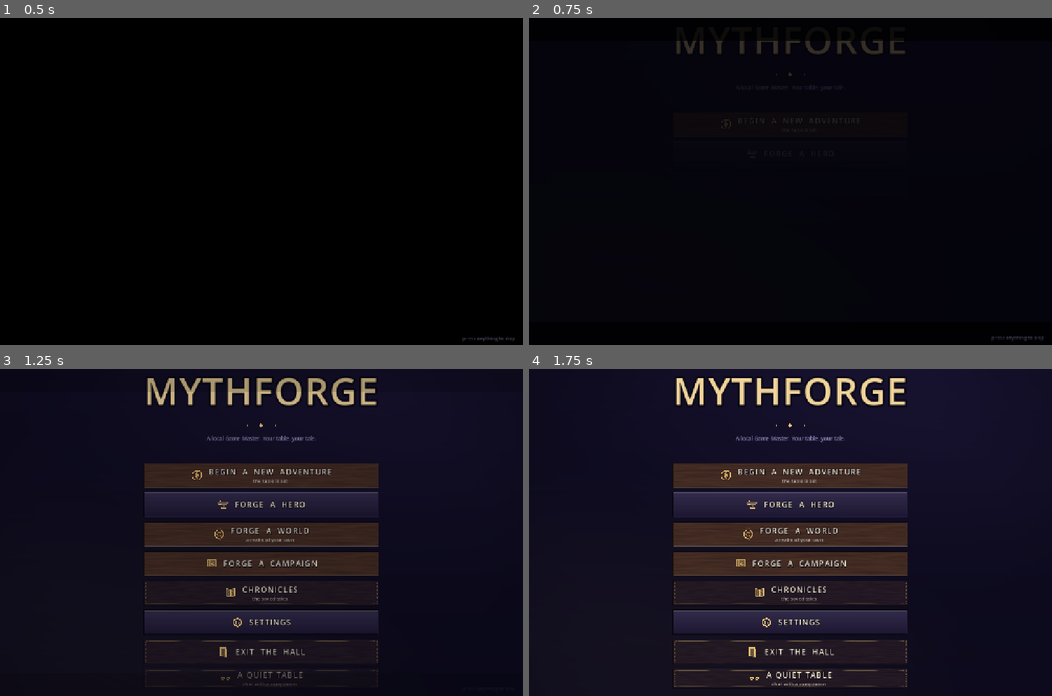
Above: before the commit, frames 1-4 (two rows, left to right).
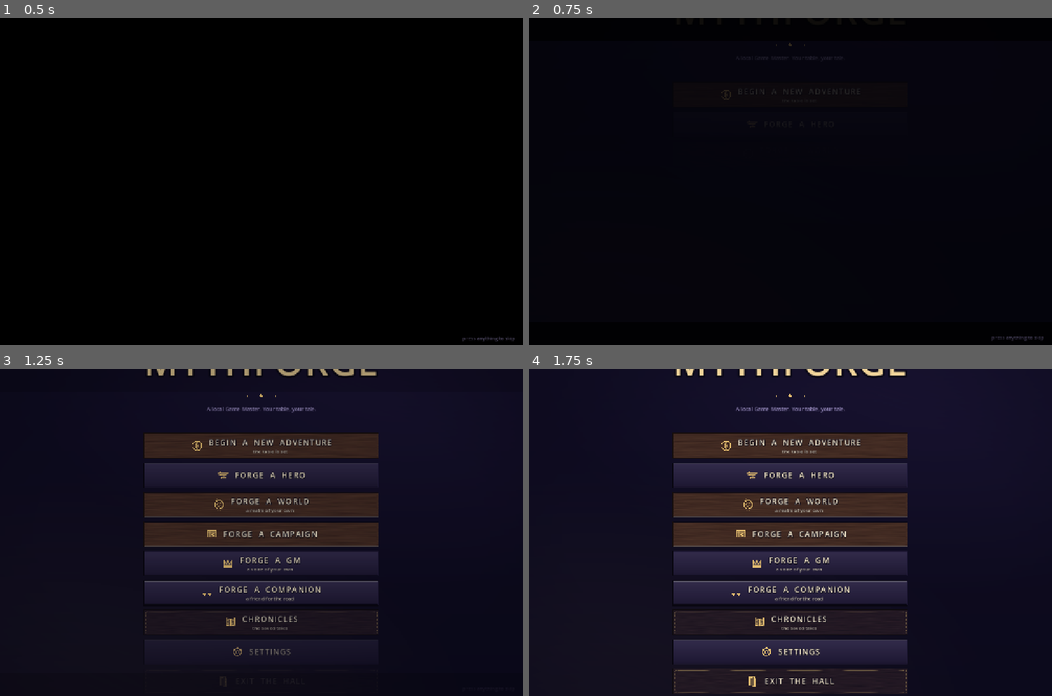
Above: after the commit, the same moments.

Repository: nc262/mythforge
Game: Godot game, scene res://scenes/main_menu.tscn
Two runs of this game, one before a commit and one after it. Both use one fixed random seed, a clock stepped at 60 frames per second and the inputs below. This scene is started directly instead of the project's main scene. Video files are missing from this copy of the repository; at most half a second of black plays in their place.
Inputs (mouse positions are in pixels of both pictures, inside the frame that each line leads up to):
- Up to frame 1 (0.5 s): no input
- Up to frame 2 (0.75 s): tap Enter (ui_accept) at 0.5 s; drag from (790, 181) to (842, 109) at 0.52 s
- Up to frame 3 (1.25 s): no input
- Up to frame 4 (1.75 s): click (790, 565) at 1.27 s

Frame 1 is identical in both runs. In frame 2, 0.8% of the frame differs, in the area x 28-72%, y 7-35%; in frame 3, 18%; in frame 4, 23%, in the area x 27-73%, y 0-99%.

Commit message:
feat(forge): GM Forge + Companion Forge — the first children of ForgeFlow (§4)
Two new full-screen pillars, stage-content only on the extracted base:
- GM Forge (The Seat / The Tone / The Seal): name + table-manner line,
  archetype prefills, five tone knobs; seals to _global.cgms. The Campaign
  Forge's Voice stage now offers forged personas beside the built-in
  archetypes (crown cards, 'forged').
- Companion Forge (The Face / The Story / The Bond): name + role (live
  infer_companion_kit hint: 'fights as a Cleric — AC 15'), story text, and a
  painted portrait under the npc-<slug> art key — the SAME face the journal
  and codex wear. Seals to _global.cpersonas.
- The adventure table's Party stage lists forged companions as toggle cards;
  picks ride in world.rules.party, and game.gd seeds them as companions ONCE
  on first hydrate (partySeeded guard, so dismissals stick).
- Two new Hall pillars (FORGE A GM / FORGE A COMPANION) share one launcher.

Verified: harness green — all SIX forges build real scaffolds via ForgeFlow,
full playthrough + multiclass + controller checks hold.

Co-Authored-By: Claude Fable 5 <noreply@anthropic.com>

Diff:
--- a/godot/scenes/forge/adventure_forge.gd
+++ b/godot/scenes/forge/adventure_forge.gd
@@ -18,14 +18,21 @@
 const Card := preload("res://ui/myth_choice_card.gd")
 const BtnM := preload("res://ui/myth_button.gd")
 
-var draft := {"hero": "", "adv": {}, "companions": true, "difficulty": 1.0, "house": ""}
+var draft := {"hero": "", "adv": {}, "companions": true, "difficulty": 1.0, "house": "", "party": []}
 var _worlds: Array = []
+var _personas: Array = []   # forged companions from the gallery (Companion Forge)
 var _child_forge: Control = null
 
 
 func _ready() -> void:
 	_load_worlds()  # fire-and-forget, same as before — stage 0 doesn't need it yet
+	_load_personas()
 	super._ready()
+
+
+func _load_personas() -> void:
+	var g := await Api.call_json(HTTPClient.METHOD_GET, "/api/characters/studio/state/_global")
+	_personas = g.get("state", {}).get("cpersonas", []) if g.get("state") is Dictionary and g["state"].get("cpersonas") is Array else []
 
 
 func _stages() -> Array:
@@ -218,6 +225,31 @@
 	var cc := CenterContainer.new()
 	cc.add_child(cb)
 	_stage_box.add_child(cc)
+	# Forged companions from the gallery — toggle who rides in on day one.
+	if not _personas.is_empty():
+		var pl := Label.new()
+		pl.theme_type_variation = "HintLabel"
+		pl.horizontal_alignment = HORIZONTAL_ALIGNMENT_CENTER
+		pl.text = "Forged companions — who sits at your fire from the first night?"
+		_stage_box.add_child(pl)
+		var prow := HBoxContainer.new()
+		prow.alignment = BoxContainer.ALIGNMENT_CENTER
+		prow.add_theme_constant_override("separation", Ui.SPACE["s"])
+		for p in _personas:
+			if not (p is Dictionary) or str(p.get("name", "")) == "":
+				continue
+			var nmp := str(p["name"])
+			var card := Card.new({"glyph": "cups", "title": nmp, "body": str(p.get("role", "a companion"))})
+			card.set_selected(draft["party"].any(func(x): return str(x.get("name", "")) == nmp))
+			card.pressed.connect(func():
+				var without: Array = draft["party"].filter(func(x): return str(x.get("name", "")) != nmp)
+				var joining: bool = without.size() == draft["party"].size()
+				if joining:
+					without.append({"name": nmp, "role": str(p.get("role", ""))})
+				draft["party"] = without
+				card.set_selected(joining))
+			prow.add_child(card)
+		_stage_box.add_child(prow)
 	var dim := Label.new()
 	dim.theme_type_variation = "HintLabel"
 	dim.horizontal_alignment = HORIZONTAL_ALIGNMENT_CENTER
@@ -311,6 +343,8 @@
 	var rules: Dictionary = world_kind.get("rules") if world_kind.get("rules") is Dictionary else {}
 	rules["difficulty"] = float(draft["difficulty"])
 	rules["companions"] = bool(draft["companions"])
+	if not (draft["party"] as Array).is_empty():
+		rules["party"] = draft["party"]  # game.gd seeds them once on first hydrate
 	if str(draft["house"]) != "":
 		rules["house"] = str(draft["house"])
 	world_kind["rules"] = rules
--- a/godot/scenes/forge/campaign_forge.gd
+++ b/godot/scenes/forge/campaign_forge.gd
@@ -59,15 +59,24 @@
 var _settlement := ""               # where the tale begins
 
 
+var _cgms: Array = []   # forged GM personas from the gallery (GM Forge)
+
+
 func _ready() -> void:
 	# The table's ledger — built BEFORE the scaffold because entering stage 0
 	# (inside super._ready) already writes it via _ledger().
 	_table_note = Label.new()
 	_table_note.theme_type_variation = "HintLabel"
 	_table_note.horizontal_alignment = HORIZONTAL_ALIGNMENT_CENTER
+	_load_cgms()  # fire-and-forget; the Voice stage comes long after
 	super._ready()
 	_col.add_child(_table_note)
 	_col.move_child(_table_note, _col.get_child_count() - 2)  # between stage box and status
+
+
+func _load_cgms() -> void:
+	var g := await Api.call_json(HTTPClient.METHOD_GET, "/api/characters/studio/state/_global")
+	_cgms = g.get("state", {}).get("cgms", []) if g.get("state") is Dictionary and g["state"].get("cgms") is Array else []
 
 
 func _stages() -> Array:
@@ -261,6 +270,20 @@
 				c.set_selected(c == card))
 		cards.append(card)
 		row.add_child(card)
+	# Forged GM personas from the gallery sit beside the archetypes.
+	for v2 in _cgms:
+		if not (v2 is Dictionary) or str(v2.get("title", "")) == "":
+			continue
+		var card2 := Card.new({"glyph": "crown", "title": str(v2["title"]),
+			"body": str(v2.get("body", "a forged voice")), "foot": "forged"})
+		card2.set_selected(str(draft["gm"].get("style", "")) == str(v2["title"]))
+		card2.pressed.connect(func():
+			draft["gm"] = v2.get("knobs", {}).duplicate()
+			draft["gm"]["style"] = str(v2["title"])
+			for c in cards:
+				c.set_selected(c == card2))
+		cards.append(card2)
+		row.add_child(card2)
 	_stage_box.add_child(row)
 	# Tune by hand: the raw Session-Zero knobs, for those who know the table.
 	var adv := Fold.new("Tune the voice by hand", false)
--- /dev/null
+++ b/godot/scenes/forge/gm_forge.gd
@@ -0,0 +1,129 @@
+extends ForgeFlow
+## The GM Forge — forge a Game Master persona of your own: a name, a table
+## manner, and the five tone knobs. Sealed personas live in the gallery
+## (_global.cgms) and appear as voice cards in the Campaign Forge beside the
+## built-in archetypes. Stage-content only; the scaffold is ForgeFlow.
+
+signal gm_forged(persona: Dictionary)
+
+const STAGES := ["The Seat", "The Tone", "The Seal"]
+const ARCHETYPES := [
+	{"glyph": "crown", "title": "Classic DM", "body": "fair, steady, by the book", "knobs": {"humor": 40, "spice": 0, "grit": 55, "pace": 50, "rules": 75}},
+	{"glyph": "book", "title": "Narrative", "body": "story first, rules soft", "knobs": {"humor": 55, "spice": 40, "grit": 45, "pace": 40, "rules": 25}},
+	{"glyph": "skull", "title": "Hardcore", "body": "brutal, strict, earned", "knobs": {"humor": 20, "spice": 0, "grit": 95, "pace": 60, "rules": 90}},
+	{"glyph": "compass", "title": "Sandbox", "body": "player-led, world breathes", "knobs": {"humor": 45, "spice": 20, "grit": 50, "pace": 70, "rules": 40}},
+	{"glyph": "sigil", "title": "Cinematic", "body": "set pieces, hard cuts", "knobs": {"humor": 50, "spice": 30, "grit": 65, "pace": 85, "rules": 35}},
+]
+const KNOB_ROWS := [["humor", "Humor — serious ↔ comedic"], ["spice", "Romance & spice — none ↔ bold"],
+	["grit", "Grit & danger — gentle ↔ brutal"], ["pace", "Pace — slow ↔ fast"], ["rules", "Rules — loose ↔ strict"]]
+
+var draft := {"title": "", "line": "", "knobs": {"humor": 45, "spice": 10, "grit": 55, "pace": 55, "rules": 50}}
+var _sealed := false
+
+
+func _stages() -> Array:
+	return STAGES
+
+
+func _leave_label() -> String:
+	return "leave the seat"
+
+
+func _build_stage(i: int) -> void:
+	match i:
+		0:
+			_stage_seat()
+		1:
+			_stage_tone()
+		2:
+			_stage_seal()
+
+
+# ── Stage 0: who sits behind the screen ──────────────────────────────────────
+func _stage_seat() -> void:
+	_title_label("Who Takes the Seat?")
+	var name_in := LineEdit.new()
+	name_in.placeholder_text = "The GM's name — e.g. Old Marrow, The Archivist…"
+	name_in.text = str(draft["title"])
+	name_in.custom_minimum_size = Vector2(420, 0)
+	name_in.text_changed.connect(func(t): draft["title"] = t)
+	var line_in := LineEdit.new()
+	line_in.placeholder_text = "Their table manner, in a line — e.g. a wry veteran who loves a slow reveal"
+	line_in.text = str(draft["line"])
+	line_in.custom_minimum_size = Vector2(420, 0)
+	line_in.text_changed.connect(func(t): draft["line"] = t)
+	for w in [name_in, line_in]:
+		var cc := CenterContainer.new()
+		cc.add_child(w)
+		_stage_box.add_child(cc)
+	var hint := Label.new()
+	hint.theme_type_variation = "HintLabel"
+	hint.horizontal_alignment = HORIZONTAL_ALIGNMENT_CENTER
+	hint.text = "Start from an archetype if you like — the knobs prefill:"
+	_stage_box.add_child(hint)
+	_card_grid(ARCHETYPES, 5, "", func(a: Dictionary):
+		draft["knobs"] = a["knobs"].duplicate()
+		if str(draft["title"]) == "":
+			draft["title"] = str(a["title"]))
+	_nav(-1, "To the Tone ›", func():
+		if str(draft["title"]).strip_edges() == "":
+			_status.text = "Every GM needs a name."
+			return
+		_enter_stage(1))
+
+
+# ── Stage 1: the five knobs ──────────────────────────────────────────────────
+func _stage_tone() -> void:
+	_title_label("Set %s's Tone" % str(draft["title"]))
+	var sliders := {}
+	for k in KNOB_ROWS:
+		var lbl := Label.new()
+		lbl.theme_type_variation = "HintLabel"
+		lbl.horizontal_alignment = HORIZONTAL_ALIGNMENT_CENTER
+		lbl.text = str(k[1])
+		_stage_box.add_child(lbl)
+		var sl := HSlider.new()
+		sl.min_value = 0
+		sl.max_value = 100
+		sl.step = 5
+		sl.value = int(draft["knobs"].get(k[0], 50))
+		sl.custom_minimum_size = Vector2(420, 0)
+		sl.value_changed.connect(func(v): draft["knobs"][k[0]] = int(v))
+		var cc := CenterContainer.new()
+		cc.add_child(sl)
+		_stage_box.add_child(cc)
+	_nav(0, "To the Seal ›", func(): _enter_stage(2))
+
+
+# ── Stage 2: seal into the gallery ───────────────────────────────────────────
+func _stage_seal() -> void:
+	_title_label("Seal %s" % str(draft["title"]))
+	var sum := Label.new()
+	sum.theme_type_variation = "HintLabel"
+	sum.horizontal_alignment = HORIZONTAL_ALIGNMENT_CENTER
+	sum.autowrap_mode = TextServer.AUTOWRAP_WORD_SMART
+	sum.custom_minimum_size = Vector2(520, 0)
+	var kb: Dictionary = draft["knobs"]
+	sum.text = "%s — %s\nHumor %d · Spice %d · Grit %d · Pace %d · Rules %d" % [
+		str(draft["title"]), str(draft["line"]) if str(draft["line"]) != "" else "a table manner all their own",
+		int(kb.get("humor", 50)), int(kb.get("spice", 0)), int(kb.get("grit", 50)), int(kb.get("pace", 50)), int(kb.get("rules", 50))]
+	_stage_box.add_child(sum)
+	_nav(1, "SEAL THIS GM" if not _sealed else "Sealed — seal again", _seal)
+
+
+func _seal() -> void:
+	if _busy:
+		return
+	_busy = true
+	_status.text = "Pressing the seal…"
+	var persona := {"title": str(draft["title"]), "body": str(draft["line"]), "knobs": draft["knobs"].duplicate()}
+	var g := await Api.call_json(HTTPClient.METHOD_GET, "/api/characters/studio/state/_global")
+	var cgms: Array = g.get("state", {}).get("cgms", []) if g.get("state") is Dictionary and g["state"].get("cgms") is Array else []
+	cgms = cgms.filter(func(p): return str(p.get("title", "")) != persona["title"])
+	cgms.append(persona)
+	await Api.call_json(HTTPClient.METHOD_PUT, "/api/characters/studio/state/_global/cgms", {"value": cgms})
+	_busy = false
+	_status.text = "%s takes their seat in the gallery — the Campaign Forge now offers this voice." % persona["title"]
+	_sealed = true
+	Sfx.play("chime")
+	gm_forged.emit(persona)
--- /dev/null
+++ b/godot/scenes/forge/gm_forge.tscn
@@ -0,0 +1,9 @@
+[gd_scene load_steps=2 format=3]
+
+[ext_resource type="Script" path="res://scenes/forge/gm_forge.gd" id="1"]
+
+[node name="GmForge" type="Control"]
+anchors_preset = 15
+anchor_right = 1.0
+anchor_bottom = 1.0
+script = ExtResource("1")
--- /dev/null
+++ b/godot/scenes/forge/persona_forge.gd
@@ -0,0 +1,149 @@
+extends ForgeFlow
+## The Companion Forge — forge a persona of your own: a face, a role, a story.
+## Sealed companions live in the gallery (_global.cpersonas), can be chosen at
+## the adventure table's Party stage to ride in on day one, and their painted
+## face (npc-<slug> art key) is the SAME one the journal and codex wear —
+## forge them once, meet them everywhere. Stage-content only, on ForgeFlow.
+
+signal persona_forged(persona: Dictionary)
+
+const STAGES := ["The Face", "The Story", "The Bond"]
+
+var draft := {"name": "", "role": "", "desc": ""}
+var _sealed := false
+var _portrait: TextureRect = null
+
+
+func _stages() -> Array:
+	return STAGES
+
+
+func _env() -> Array:
+	return ["env-fireside", "dust", [Vector2(0.12, 0.3)]]
+
+
+func _leave_label() -> String:
+	return "leave the fireside"
+
+
+func _build_stage(i: int) -> void:
+	match i:
+		0:
+			_stage_face()
+		1:
+			_stage_story()
+		2:
+			_stage_bond()
+
+
+func _slug() -> String:
+	return "npc-" + str(draft["name"]).to_lower().strip_edges().replace(" ", "-")
+
+
+# ── Stage 0: name and role ───────────────────────────────────────────────────
+func _stage_face() -> void:
+	_title_label("Who Sits Across the Fire?")
+	var name_in := LineEdit.new()
+	name_in.placeholder_text = "Their name — e.g. Ser Aldric, Wren of the Docks…"
+	name_in.text = str(draft["name"])
+	name_in.custom_minimum_size = Vector2(420, 0)
+	var kit_hint := Label.new()
+	kit_hint.theme_type_variation = "HintLabel"
+	kit_hint.horizontal_alignment = HORIZONTAL_ALIGNMENT_CENTER
+	var role_in := LineEdit.new()
+	role_in.placeholder_text = "Their role — temple healer, court wizard, sellsword…"
+	role_in.text = str(draft["role"])
+	role_in.custom_minimum_size = Vector2(420, 0)
+	var update_kit := func():
+		var kit := GameState.infer_companion_kit(str(draft["role"]))
+		kit_hint.text = ("They'd fight as a %s — AC %d." % [str(kit["cls"]), int(kit["ac"])]) if str(draft["role"]) != "" else ""
+	name_in.text_changed.connect(func(t): draft["name"] = t)
+	role_in.text_changed.connect(func(t):
+		draft["role"] = t
+		update_kit.call())
+	update_kit.call()
+	for w in [name_in, role_in]:
+		var cc := CenterContainer.new()
+		cc.add_child(w)
+		_stage_box.add_child(cc)
+	_stage_box.add_child(kit_hint)
+	_nav(-1, "To their Story ›", func():
+		if str(draft["name"]).strip_edges() == "":
+			_status.text = "A companion needs a name."
+			return
+		_enter_stage(1))
+
+
+# ── Stage 1: the story and the painted face ──────────────────────────────────
+func _stage_story() -> void:
+	_title_label("The Story of %s" % str(draft["name"]))
+	var desc := TextEdit.new()
+	desc.placeholder_text = "Who they are, how they carry themselves, what they look like — the painter and the GM both read this."
+	desc.wrap_mode = TextEdit.LINE_WRAPPING_BOUNDARY
+	desc.custom_minimum_size = Vector2(520, 120)
+	desc.text = str(draft["desc"])
+	desc.text_changed.connect(func(): draft["desc"] = desc.text)
+	var cc := CenterContainer.new()
+	cc.add_child(desc)
+	_stage_box.add_child(cc)
+	_portrait = TextureRect.new()
+	_portrait.custom_minimum_size = Vector2(180, 180)
+	_portrait.expand_mode = TextureRect.EXPAND_IGNORE_SIZE
+	_portrait.stretch_mode = TextureRect.STRETCH_KEEP_ASPECT_COVERED
+	var have := Art.round_tex(_slug(), 180)
+	if have != null:
+		_portrait.texture = have
+	var pc := CenterContainer.new()
+	pc.add_child(_portrait)
+	_stage_box.add_child(pc)
+	if not Art.art_ready.is_connected(_on_art):
+		Art.art_ready.connect(_on_art)
+	var paint := Button.new()
+	paint.theme_type_variation = "AccentButton"
+	paint.text = "Paint the portrait"
+	paint.pressed.connect(func():
+		var subj := "%s, %s. %s" % [str(draft["name"]), str(draft["role"]), str(draft["desc"])]
+		Art.ensure(_slug(), "%s %s" % [Art.subject_style("char"), subj], "768x768")
+		_status.text = "The painter works — the face appears here and in every journal page they'll ever grace.")
+	var bc := CenterContainer.new()
+	bc.add_child(paint)
+	_stage_box.add_child(bc)
+	_nav(0, "To the Bond ›", func(): _enter_stage(2))
+
+
+func _on_art(key: String) -> void:
+	if key == _slug() and is_instance_valid(_portrait):
+		_portrait.texture = Art.round_tex(_slug(), 180)
+
+
+# ── Stage 2: seal into the gallery ───────────────────────────────────────────
+func _stage_bond() -> void:
+	_title_label("Seal the Bond")
+	var kit := GameState.infer_companion_kit(str(draft["role"]))
+	var sum := Label.new()
+	sum.theme_type_variation = "HintLabel"
+	sum.horizontal_alignment = HORIZONTAL_ALIGNMENT_CENTER
+	sum.autowrap_mode = TextServer.AUTOWRAP_WORD_SMART
+	sum.custom_minimum_size = Vector2(520, 0)
+	sum.text = "%s — %s (fights as a %s)\n%s" % [str(draft["name"]), str(draft["role"]),
+		str(kit["cls"]), str(draft["desc"]).left(200)]
+	_stage_box.add_child(sum)
+	_nav(1, "SEAL THE COMPANION" if not _sealed else "Sealed — seal again", _seal)
+
+
+func _seal() -> void:
+	if _busy:
+		return
+	_busy = true
+	_status.text = "Sealing the bond…"
+	var p := {"name": str(draft["name"]), "role": str(draft["role"]), "desc": str(draft["desc"])}
+	var g := await Api.call_json(HTTPClient.METHOD_GET, "/api/characters/studio/state/_global")
+	var arr: Array = g.get("state", {}).get("cpersonas", []) if g.get("state") is Dictionary and g["state"].get("cpersonas") is Array else []
+	arr = arr.filter(func(x): return str(x.get("name", "")) != p["name"])
+	arr.append(p)
+	await Api.call_json(HTTPClient.METHOD_PUT, "/api/characters/studio/state/_global/cpersonas", {"value": arr})
+	_busy = false
+	_status.text = "%s waits by the fire — choose them at the adventure table's Party stage." % p["name"]
+	_sealed = true
+	Sfx.play("chime")
+	persona_forged.emit(p)
--- /dev/null
+++ b/godot/scenes/forge/persona_forge.tscn
@@ -0,0 +1,9 @@
+[gd_scene load_steps=2 format=3]
+
+[ext_resource type="Script" path="res://scenes/forge/persona_forge.gd" id="1"]
+
+[node name="PersonaForge" type="Control"]
+anchors_preset = 15
+anchor_right = 1.0
+anchor_bottom = 1.0
+script = ExtResource("1")
--- a/godot/scripts/game.gd
+++ b/godot/scripts/game.gd
@@ -117,6 +117,7 @@
 		_say_system("You sit down with %s." % str(GameState.character.get("name", "?")))
 		return
 	await GameState.hydrate()
+	_seed_forged_party()  # companions chosen at the adventure table ride in on day one
 	_build_dice_menu()
 	_render_sheet()
 	_render_combat()  # a fight persisted mid-round resumes where it stood
@@ -128,6 +129,23 @@
 		_say_system("The tale of %s continues…" % str(GameState.character.get("name", "?")))
 		_recap()
 	_msg.grab_focus()
+
+
+## Forged companions picked at the adventure table (Party stage → world.rules
+## .party) join the sheet ONCE — partySeeded marks the deed so dismissing one
+## later doesn't resurrect them on the next boot.
+func _seed_forged_party() -> void:
+	var wk: Dictionary = GameState.state.get("world", {}) if GameState.state.get("world") is Dictionary else {}
+	var party: Array = wk.get("rules", {}).get("party", []) if wk.get("rules") is Dictionary else []
+	if party.is_empty() or bool(GameState.sheet().get("partySeeded", false)) \
+			or str(GameState.sheet().get("name", "")) == "":
+		return
+	for p in party:
+		if p is Dictionary and str(p.get("name", "")) != "":
+			GameState.add_companion(str(p["name"]), str(p.get("role", "")))
+	var s := GameState.sheet()
+	s["partySeeded"] = true
+	GameState.set_sheet(s)
 
 
 ## The action bar wears the hand-drawn Icon Library, never font glyphs or
--- a/godot/scripts/main_menu.gd
+++ b/godot/scripts/main_menu.gd
@@ -67,6 +67,8 @@
 		["FORGE  A  HERO", "anvil", "steel", _open_character_forge_pillar, ""],
 		["FORGE  A  WORLD", "globe", "oak", _open_world_forge_pillar, "a realm of your own"],
 		["FORGE  A  CAMPAIGN", "wartable", "oak", _open_campaign_forge_pillar, ""],
+		["FORGE  A  GM", "crown", "steel", _open_gm_forge_pillar, "a voice of your own"],
+		["FORGE  A  COMPANION", "cups", "steel", _open_persona_forge_pillar, "a friend for the road"],
 		["CHRONICLES", "book", "leather", _open_chronicles, "the saved tales"],
 		["SETTINGS", "runewheel", "steel", _show_settings, ""],
 		["EXIT  THE  HALL", "door", "leather", _quit_game, ""],
@@ -551,6 +553,35 @@
 
 # ── The World Forge (full-screen pillar, docs/forges — a realm of your own) ──
 var _world_forge: Control = null
+var _gm_forge: Control = null
+var _persona_forge: Control = null
+
+
+## The two persona pillars share one launcher shape: full-screen forge, kept
+## hidden between visits so a half-finished draft survives, Hall on close.
+func _open_gm_forge_pillar() -> void:
+	_gm_forge = _open_minor_forge(_gm_forge, "res://scenes/forge/gm_forge.tscn")
+
+
+func _open_persona_forge_pillar() -> void:
+	_persona_forge = _open_minor_forge(_persona_forge, "res://scenes/forge/persona_forge.tscn")
+
+
+func _open_minor_forge(inst: Control, path: String) -> Control:
+	Mode.enter("CampaignForge")
+	_title.visible = false
+	_sub.visible = false
+	if inst == null:
+		inst = load(path).instantiate()
+		inst.closed.connect(func():
+			inst.visible = false
+			Mode.enter("MainMenu")
+			_show_title())
+		add_child(inst)
+	else:
+		inst.visible = true
+	Ui.polish(inst)
+	return inst
 
 
 func _open_world_forge_pillar() -> void:
--- a/godot/tests/ui_playthrough.gd
+++ b/godot/tests/ui_playthrough.gd
@@ -299,7 +299,8 @@
 	# The full-screen forges carry heavy _ready logic — build each so any
 	# instantiation-time error (the kind --editor --quit misses) surfaces here.
 	for path in ["res://scenes/forge/character_forge.tscn", "res://scenes/forge/campaign_forge.tscn",
-			"res://scenes/forge/world_forge.tscn", "res://scenes/forge/adventure_forge.tscn"]:
+			"res://scenes/forge/world_forge.tscn", "res://scenes/forge/adventure_forge.tscn",
+			"res://scenes/forge/gm_forge.tscn", "res://scenes/forge/persona_forge.tscn"]:
 		var f: Node = load(path).instantiate()
 		# A failed script load still instantiates a bare Control — instantiate()
 		# "succeeding" proves nothing. Assert the script is really attached AND
@@ -310,4 +311,4 @@
 			await get_tree().process_frame
 		assert(f.get("_rail") != null, "forge %s: scaffold never built (_rail is null)" % path)
 		f.queue_free()
-	print("  forges: character, campaign, world, adventure all built")
+	print("  forges: character, campaign, world, adventure, gm, persona all built")
Not shown, added: godot/autoload/pad.gd.uid
Not shown, added: godot/scenes/forge/gm_forge.gd.uid
Not shown, added: godot/scenes/forge/persona_forge.gd.uid
Not shown, added: godot/scenes/ui/gm_tuner.gd.uid
Not shown, added: godot/scenes/ui/levelup_window.gd.uid
Not shown, added: godot/scenes/ui/merchant_window.gd.uid
Not shown, added: godot/scenes/ui/reaction_prompt.gd.uid
